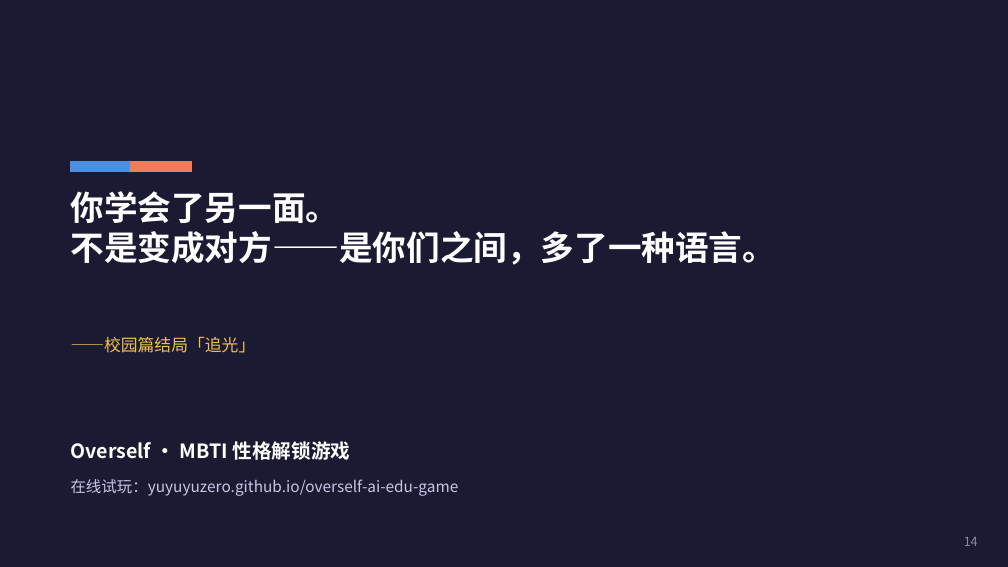
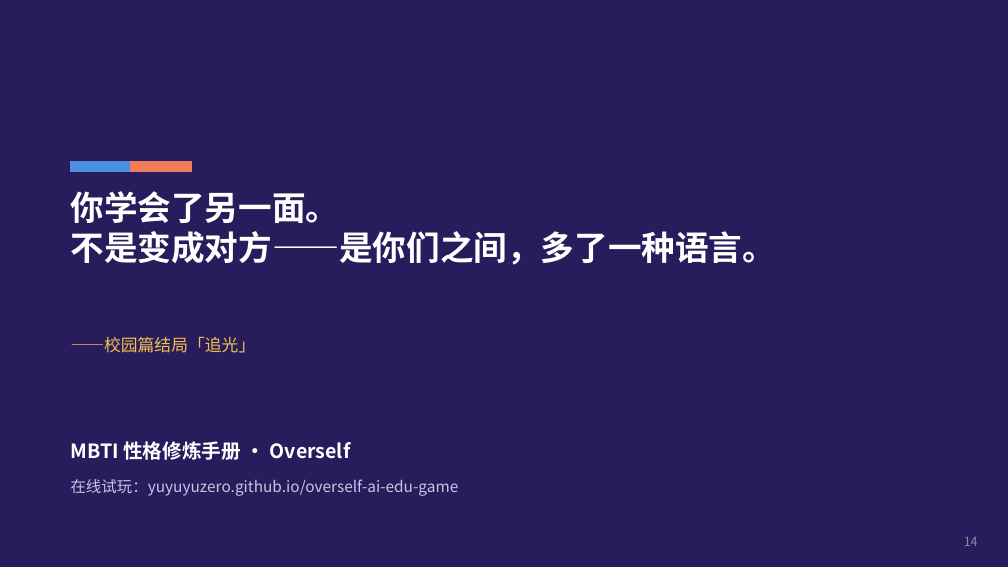
Before and after one commit to YuYuYuZero/overself-ai-edu-game, a slide deck: slide 14 of pitch/Overself-路演.pptx. Drawn at 1008x567 pixels with LibreOffice and Linux fonts; fonts in the diff are those of the drawing. Boxes give left, top, right and bottom in pixels: in the first picture for what was removed or moved away, otherwise in the second. Text is boxed around its words. In the diff, an @@ line names an element or a change of style, - is before the commit and + after.

```diff
--- a/pitch/Overself-路演.pptx
+++ b/pitch/Overself-路演.pptx
@@ background #1B1A33 to #281C5C @@
@@ text at (x1=71, y1=441, x2=351, y2=460): text changed @@
-Overself · MBTI 性格解锁游戏
+MBTI 性格修炼手册 · Overself
```
Also in this commit, not shown: 5 other slides changed, 13 other files.
